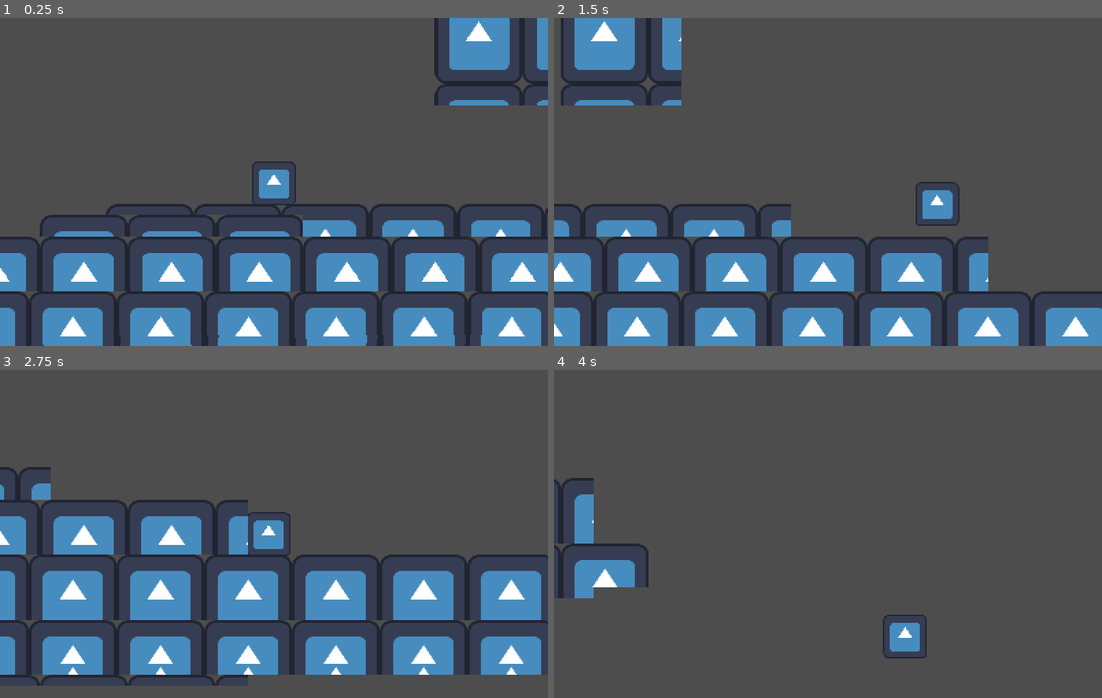
Above: before the commit, frames 1-4 (two rows, left to right).
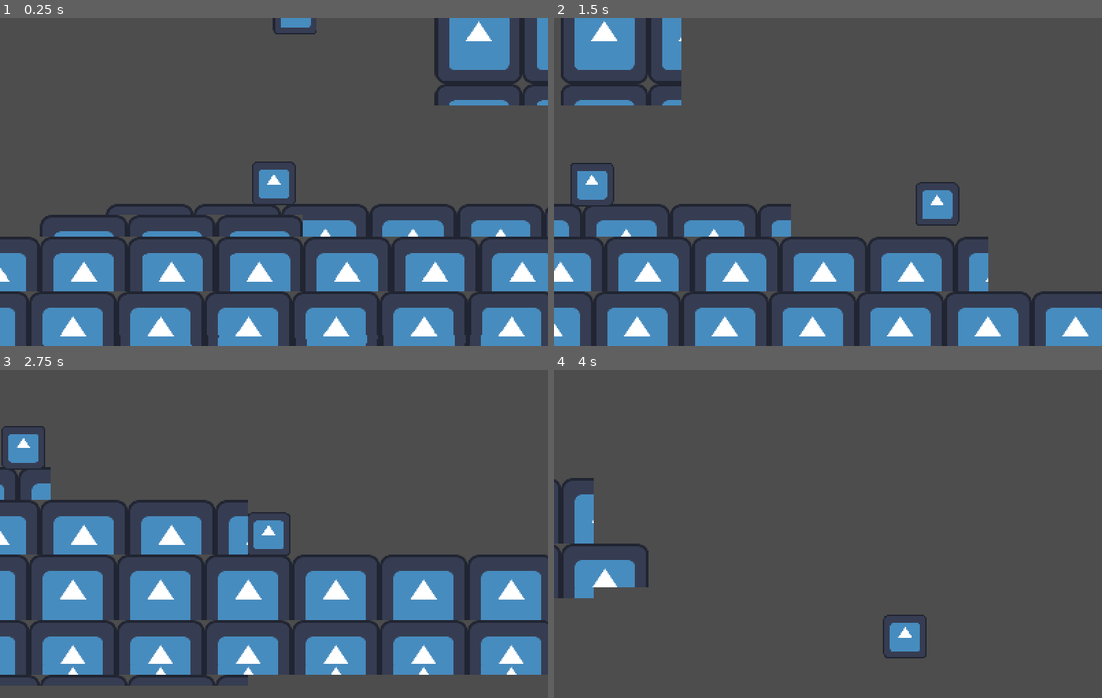
Above: after the commit, the same moments.

Repository: WondaMegapon/ACMJAM-S2024
Game: Godot game, scene res://Scenes/main.tscn
Same seed, same stepped clock (60 frames per second), same inputs: the game is played once before the commit and once after it. The engine's default icon, where the game draws it, is replaced by a stand-in: a white triangle on a blue panel in a dark square.
Inputs:
- Up to frame 1 (0.25 s): no input
- Up to frame 2 (1.5 s): hold D (player_right) from 0.53 s (still down); tap Shift (player_dash) at 0.6, 1.35 s; tap Space (player_jump) at 0.77 s
- Up to frame 3 (2.75 s): tap Space (player_jump) at 1.52 s; release D (player_right) at 2.03 s; hold A (player_left) from 2.03 s (still down); tap Shift (player_dash) at 2.1 s
- Up to frame 4 (4 s): release A (player_left) at 2.78 s; hold D (player_right) from 2.78 s (still down); tap Shift (player_dash) at 2.85, 3.6 s; tap Space (player_jump) at 3.02, 3.77 s

The runs differ from the first frame. In frame 1, 0.2% of the frame differs, in the area x 49-58%, y 0-5%; in frame 2, 0.6%, in the area x 3-11%, y 44-58%; in frame 3, 0.6%; in frame 4, nothing differs.

Commit message:
MADE ENEMY!?!?!?

Diff:
--- /dev/null
+++ b/Enemy.gd
@@ -0,0 +1,27 @@
+extends CharacterBody2D
+
+const SPEED = 200.0
+const JUMP_VELOCITY = -400.0
+const MOVE_DURATION = 4.0  # time to move in one direction
+
+var gravity = ProjectSettings.get_setting("physics/2d/default_gravity")
+var move_timer = MOVE_DURATION
+var Unstuck = JUMP_VELOCITY
+var direction = 1  # 1 for right, -1 for left
+
+func _physics_process(delta):
+	if not is_on_floor():
+		velocity.y += gravity * delta
+
+	if velocity.x == 0:
+		velocity.y = JUMP_VELOCITY
+
+	# Update movement direction
+	move_timer -= delta
+	if move_timer <= 0:
+		direction *= -1  # change direction
+		move_timer = MOVE_DURATION
+
+	velocity.x = direction * SPEED
+
+	move_and_slide()
--- /dev/null
+++ b/Enemy.tscn
@@ -0,0 +1,18 @@
+[gd_scene load_steps=4 format=3 uid="uid://ce45sv6y7yeis"]
+
+[ext_resource type="Script" path="res://Enemy.gd" id="1_wrl2x"]
+[ext_resource type="Texture2D" uid="uid://cnltsonbhird" path="res://icon.svg" id="2_t0bvv"]
+
+[sub_resource type="RectangleShape2D" id="RectangleShape2D_5k1yw"]
+size = Vector2(61.5, 59.5)
+
+[node name="Enemy" type="CharacterBody2D"]
+script = ExtResource("1_wrl2x")
+
+[node name="Sprite2D" type="Sprite2D" parent="."]
+scale = Vector2(0.5, 0.5)
+texture = ExtResource("2_t0bvv")
+
+[node name="CollisionShape2D" type="CollisionShape2D" parent="."]
+position = Vector2(0.75, -0.25)
+shape = SubResource("RectangleShape2D_5k1yw")
--- a/Scenes/main.tscn
+++ b/Scenes/main.tscn
@@ -1,8 +1,9 @@
-[gd_scene load_steps=6 format=3 uid="uid://c64ovl6jvoieq"]
+[gd_scene load_steps=7 format=3 uid="uid://c64ovl6jvoieq"]
 
 [ext_resource type="Script" path="res://Scripts/GameMaster.gd" id="1_7d2q8"]
 [ext_resource type="PackedScene" uid="uid://drgdvvy4taqkv" path="res://Objects/Characters/Player.tscn" id="2_i8yml"]
 [ext_resource type="Texture2D" uid="uid://cnltsonbhird" path="res://icon.svg" id="3_au2qb"]
+[ext_resource type="PackedScene" uid="uid://ce45sv6y7yeis" path="res://Enemy.tscn" id="4_8trr8"]
 
 [sub_resource type="TileSetAtlasSource" id="TileSetAtlasSource_l20io"]
 texture = ExtResource("3_au2qb")
@@ -278,3 +279,6 @@
 tile_set = SubResource("TileSet_7mmai")
 format = 2
 layer_0/tile_data = PackedInt32Array(-7, 2, 0, 65529, 393218, 0, 131065, 393218, 1, 196601, 393218, 0, 262137, 393218,  …(48795 unchanged characters)…
+
+[node name="Enemy" parent="." instance=ExtResource("4_8trr8")]
+position = Vector2(114, -224)
